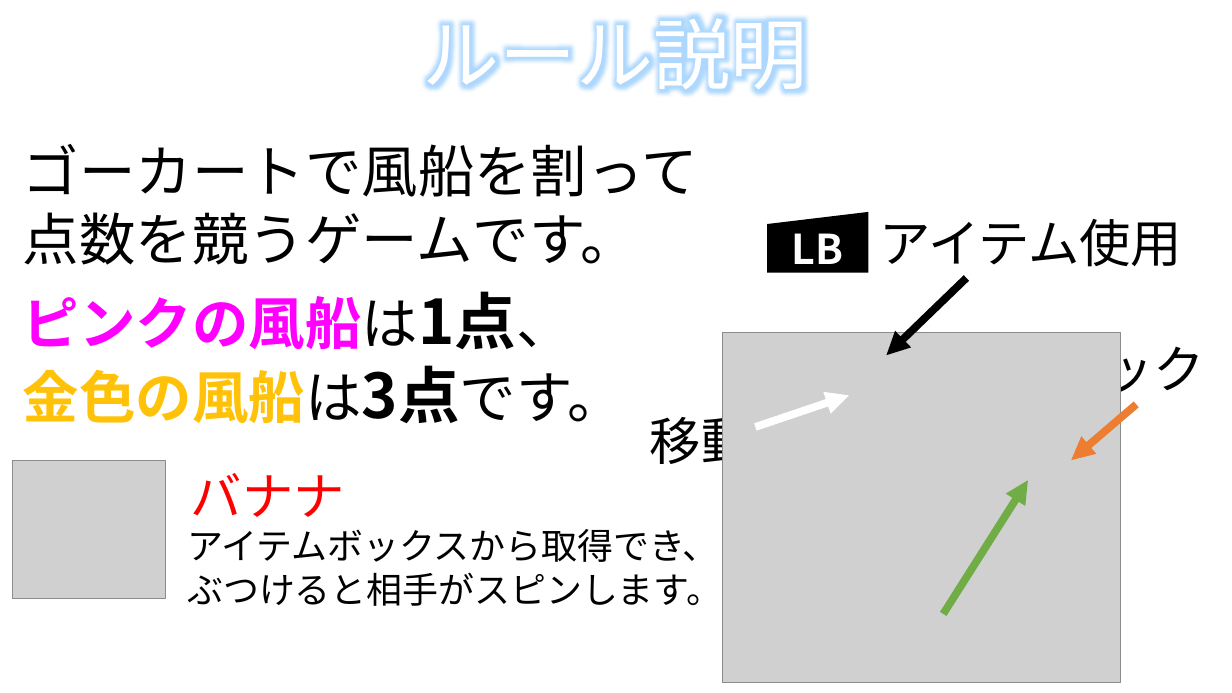
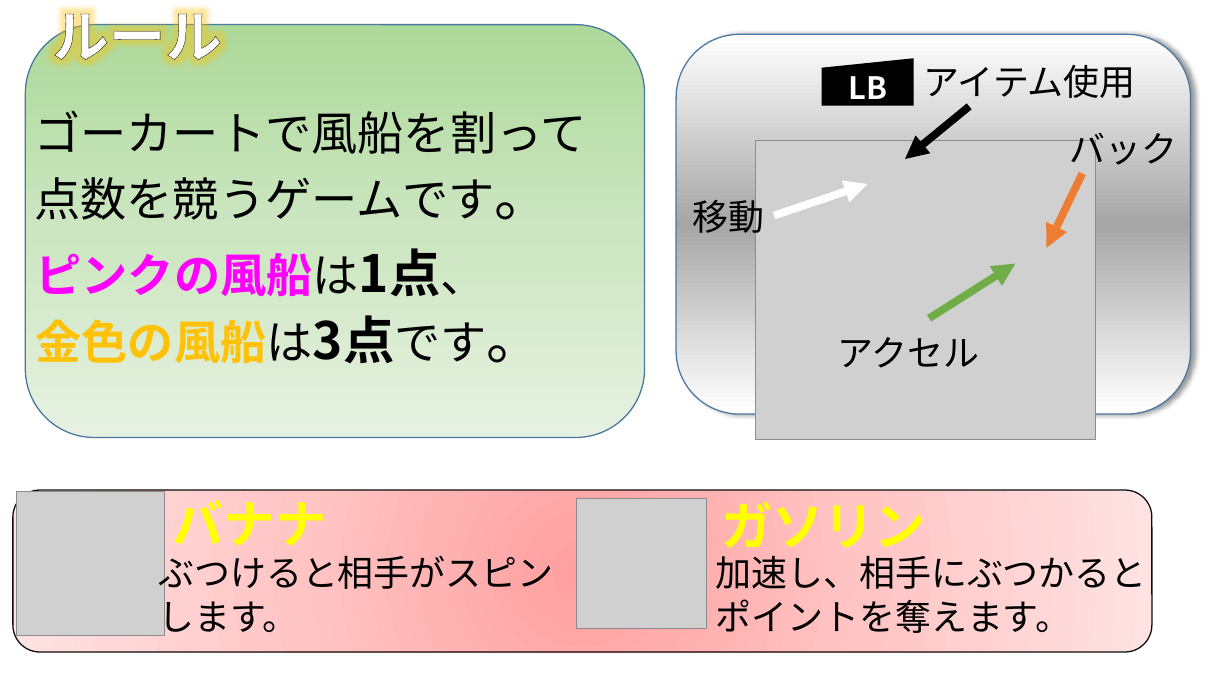
Before and after one commit to MizukiKato0416/sotsugyou_time_kato, a slide deck: slide 1 of PSD/操作説明(コントローラー入り).pptx. Drawn at 1232x693 pixels with LibreOffice and Linux fonts; fonts in the diff are those of the drawing; grey boxes stand for pictures; background and template pictures are left out. Boxes give left, top, right and bottom in pixels: in the first picture for what was removed or moved away, otherwise in the second. Text is boxed around its words. In the diff, an @@ line names an element or a change of style, - is before the commit and + after.

Commit message:
チュートリアル

```diff
--- a/PSD/操作説明(コントローラー入り).pptx
+++ b/PSD/操作説明(コントローラー入り).pptx
@@ rounded rectangle added at <box>25,25,644,438</box>, fill gradient #AEDA9B to #CDE6C2 to #E6F2E1, outline #43739E 1 pt @@
@@ text at <box>52,0,221,65</box>: text changed; size 60 to 44 pt; bold on @@
-ルール説明
+ルール
@@ rounded rectangle added at <box>677,34,1191,414</box>, fill gradient #FFFFFF to #A6A6A6, outline #43739E 1 pt @@
@@ flow chart manual input "LB": place and size @@
-flow chart manual input "LB" at <box>767,212,868,273</box>
+flow chart manual input "LB" at <box>822,58,914,105</box>
@@ flow chart manual input "LB" at <box>822,58,914,105</box>: size 32 to 24 pt @@
@@ text "アイテム使用": place and size @@
-text "アイテム使用" at <box>879,219,1182,267</box>
+text "アイテム使用" at <box>924,65,1136,104</box>
@@ text at <box>34,110,586,220</box>: text changed; size 44 to 36 pt @@
-ゴーカートで風船を割って点数を競うゲームです。
+ゴーカートで風船を割って
+点数を競うゲームです。
@@ arrow moved from (967, 278) - (886, 355) to (970, 106) - (905, 159) @@
@@ picture: place and size @@
-picture at <box>723,333,1121,683</box>
+picture at <box>756,140,1096,440</box>
@@ text "バック": place and size @@
-text "バック" at <box>1051,336,1205,401</box>
+text "バック" at <box>1070,133,1178,171</box>
@@ arrow moved from (1137, 405) - (1071, 460) to (1082, 174) - (1047, 248) @@
@@ size 40 to 28 pt in 3 elements at <box>1070,133,1178,171</box>, <box>924,65,1136,104</box>, <box>693,200,765,233</box> @@
@@ text "移動": place and size @@
-text "移動" at <box>650,408,753,473</box>
+text "移動" at <box>693,200,765,233</box>
@@ arrow moved from (756, 427) - (849, 396) to (775, 215) - (868, 184) @@
@@ text at <box>36,248,543,363</box>: text changed; size 44 to 36 pt @@
-ピンクの風船は1点、金色の風船は3点です。
+ピンクの風船は1点、
+金色の風船は3点です。
@@ arrow moved from (944, 614) - (1028, 481) to (929, 319) - (1016, 263) @@
@@ text added at <box>837,337,979,368</box>, 28 pt, text #000000 @@
+アクセル
@@ rounded rectangle added at <box>13,490,1153,652</box>, fill gradient #FFA0A0 to #FFC5C5 to #FFE3E3, outline #000000 1 pt @@
@@ picture: place and size @@
-picture at <box>12,460,165,599</box>
+picture at <box>17,492,165,636</box>
@@ text "バナナ": place and size @@
-text "バナナ" at <box>191,473,345,517</box>
+text "バナナ" at <box>173,490,327,546</box>
@@ text "バナナ" at <box>173,490,327,546</box>: text colour #FF0000 to #FFFF00, letter outline none to #000000 0.75 pt, bold on @@
@@ picture added at <box>577,498,707,628</box> @@
@@ text added at <box>721,501,926,558</box>, 40 pt, text #FFFF00, bold @@
+ガソリン
@@ text at <box>187,529,718,562</box>: paragraph removed @@
-アイテムボックスから取得でき、
@@ text "ぶつけると相手がスピンします。": place and size @@
-text "ぶつけると相手がスピンします。" at <box>187,529,722,606</box>
+text "ぶつけると相手がスピンします。" at <box>159,550,554,636</box>
@@ text added at <box>716,555,1147,633</box>, 28 pt, text #000000 @@
+加速し、相手にぶつかると
+ポイントを奪えます。
```
Also in this commit, not shown: 3 other files.
